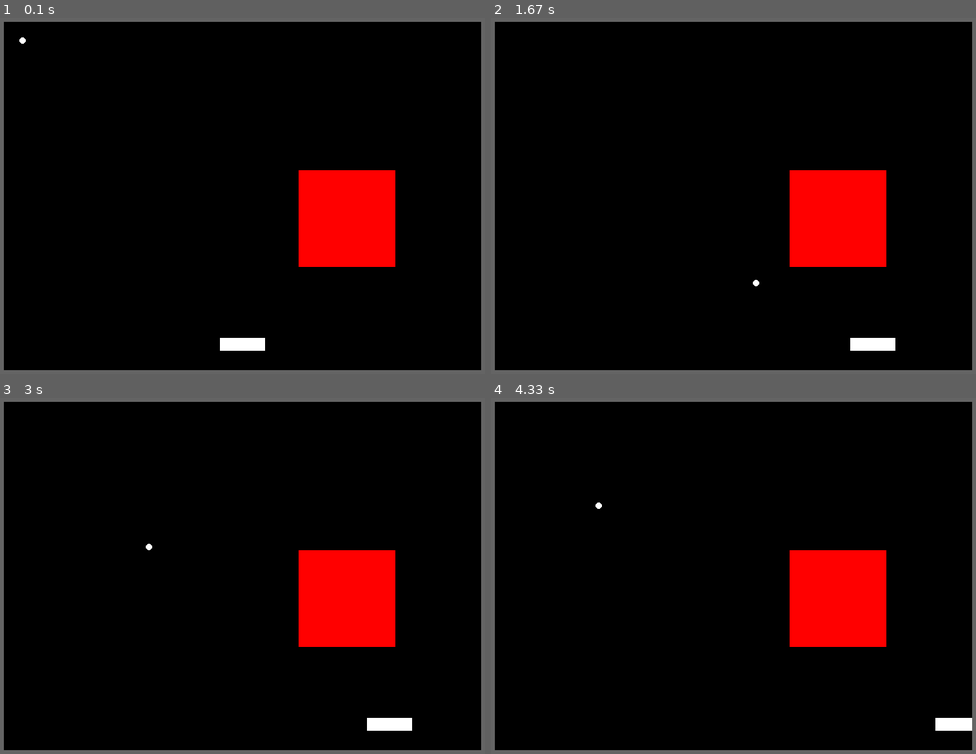
Above: before the commit, frames 1-4 (two rows, left to right).
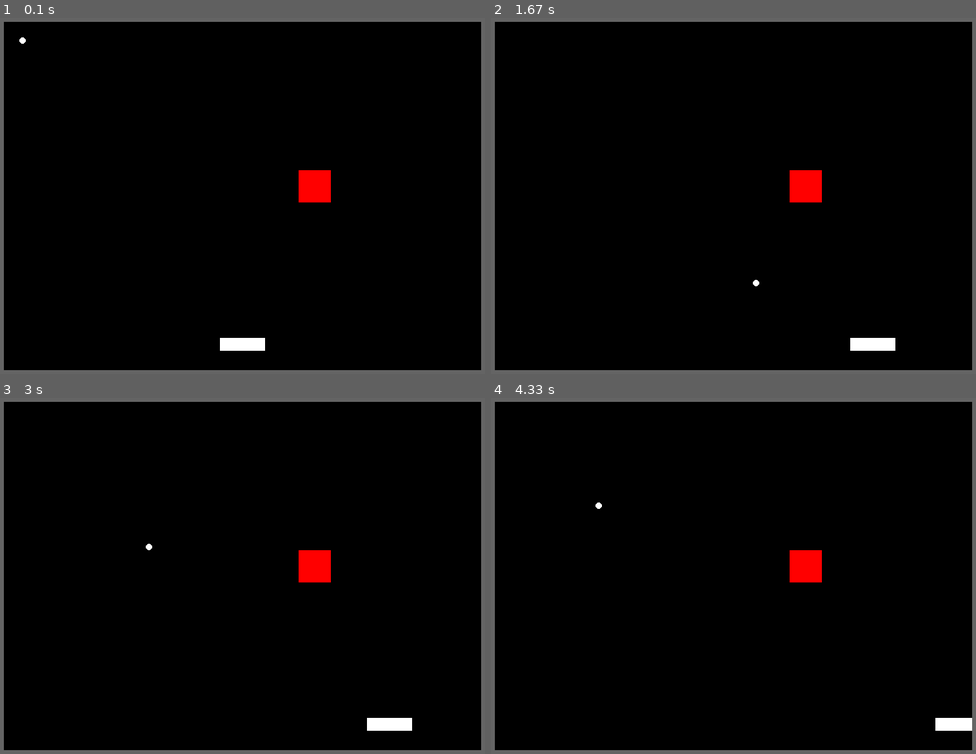
Above: after the commit, the same moments.

Repository: Gibson223/mod-5
Game: pygame game, started from py/main.py
Two runs of this game, one before a commit and one after it. Both use one fixed random seed, a clock stepped at 60 frames per second and the inputs below.
Inputs:
- Up to frame 1 (0.1 s): no input
- Up to frame 2 (1.67 s): hold Right 0.33-0.8 s; hold Right 0.83-1.3 s; hold Left from 1.33 s (still down)
- Up to frame 3 (3 s): release Left at 1.87 s; hold Left 1.9-2.3 s; tap Home at 2.05 s; hold Right 2.33-2.97 s
- Up to frame 4 (4.33 s): hold Left 3-3.47 s; hold Right 3.5-3.97 s; tap Home at 3.65 s; hold Right from 4 s (still down)

The runs differ from the first frame. In frame 1, 4.8% of the frame differs, in the area x 61-82%, y 42-70%; in frame 2, 4.8%; in frame 3, 4.8%; in frame 4, 4.8%.

Commit message:
block size hotfix

Diff:
--- a/py/constants.py
+++ b/py/constants.py
@@ -33,8 +33,8 @@
 
 
 # Block size
-BLOCKWIDTH  = 150
-BLOCKHEIGHT = 150
+BLOCKWIDTH  = 50
+BLOCKHEIGHT = 50
 BLOCK_INITIAL_HP = 4
 
 # Color definitions
